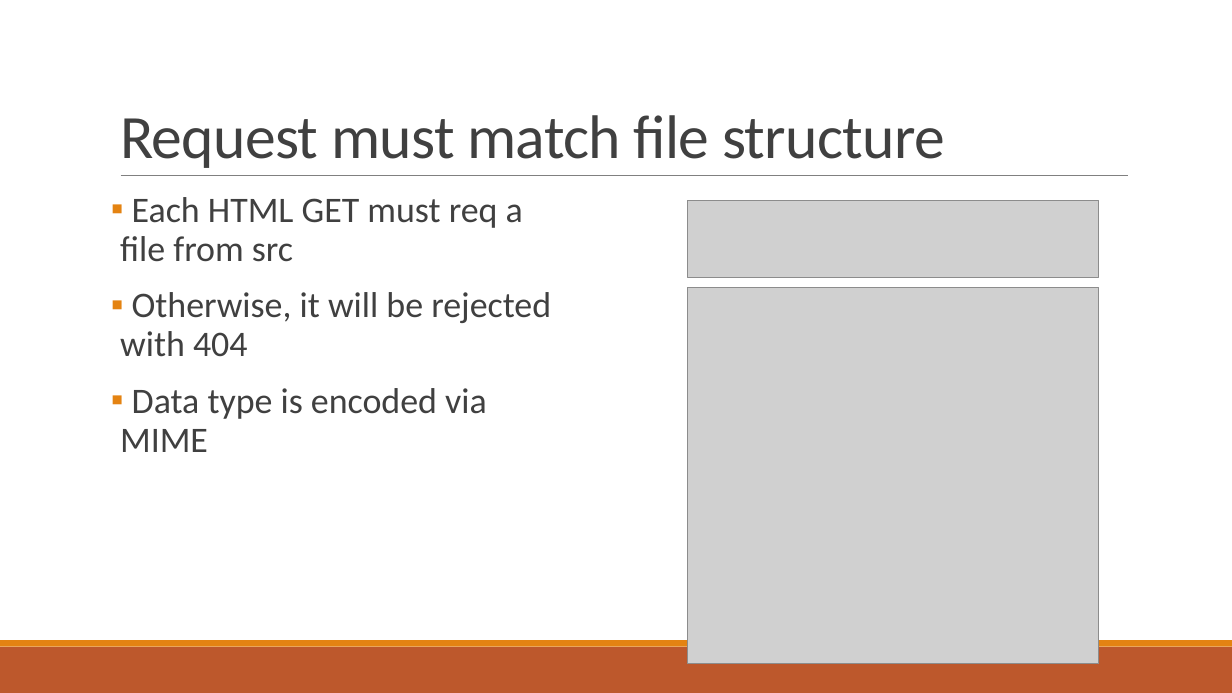
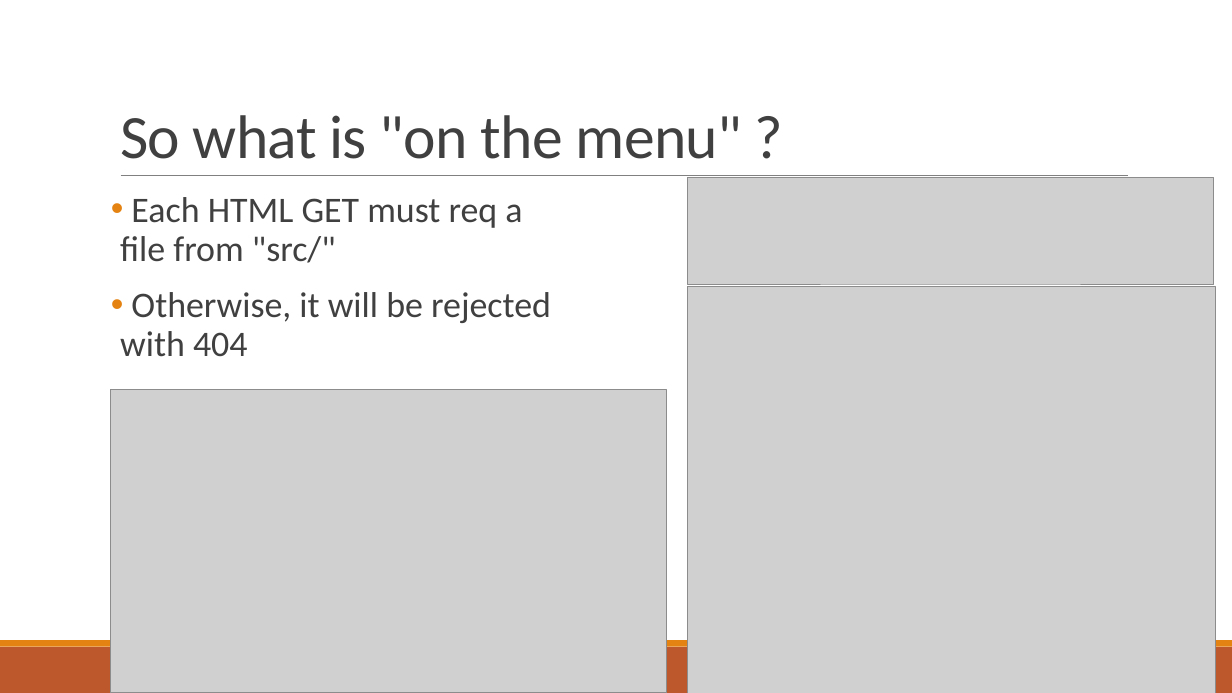
Before and after one commit to marcutudor79/http-server-static, a slide deck: slide 6 of docs/presentation.pptx. Drawn at 1232x693 pixels with LibreOffice and Linux fonts; fonts in the diff are those of the drawing; grey boxes stand for pictures. Boxes give left, top, right and bottom in pixels: in the first picture for what was removed or moved away, otherwise in the second. Text is boxed around its words. In the diff, an @@ line names an element or a change of style, - is before the commit and + after.

Commit message:
Update presentation and move port to 8080

```diff
--- a/docs/presentation.pptx
+++ b/docs/presentation.pptx
@@ title at [120,115,743,159]: text changed @@
-Request must match file structure
+So what is "on the menu" ?
@@ picture: place and size @@
-picture at [688,201,1099,277]
+picture at [688,177,1214,285]
@@ text at [120,197,522,263]: text changed @@
-▪ Each HTML GET must req a file from src
+• Each HTML GET must req a file from "src/"
@@ text at [120,292,551,357]: bullet ▪ to • @@
@@ picture: place and size @@
-picture at [688,287,1099,664]
+picture at [689,287,1216,693]
@@ text at [120,388,487,452]: paragraph removed @@
-▪ Data type is encoded via MIME
@@ picture added at [111,390,667,693] @@
```
Also in this commit, not shown: 4 other slides changed, 2 slides added, 1 slide removed, 1 other file.
